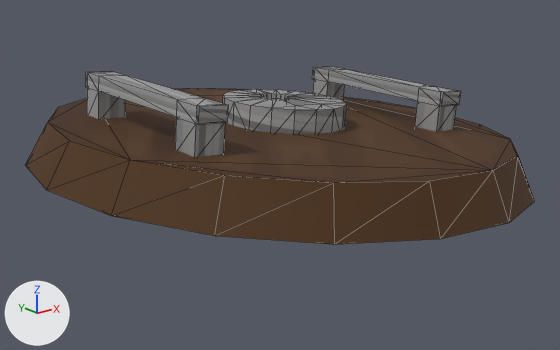
A saved change to the FBX model dome smooth/Animate OBJ/PintuLv1Open.FBX.
One viewpoint serves both versions: a camera (50 mm lens) standing at (-26.33, 170.73, -3.87) and looking at (-22.16, 175.95, -5.96). The axes (+X, +Y, +Z) are drawn at lower left. The lights are the same throughout. Mesh edges are drawn as thin lines. Where no turn or scale is listed for an object, it has been applied to the vertices.

Objects in the first picture: 'Drain Cover'.
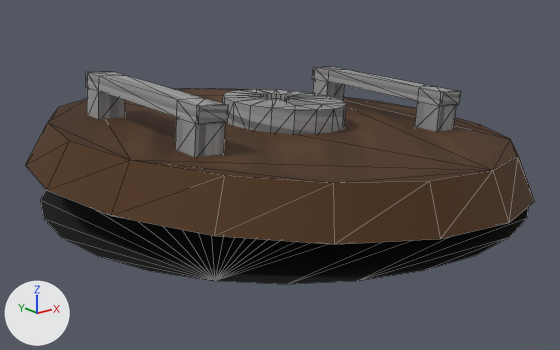
The newer file is also turned or shifted as a whole; pictures and numbers use the older file's frame.

What differs and where, as boxes [x1, y1, x2, y2] in the pictures (560 x 350 px):
'Circle001', added (black)
    after: [40, 190, 529, 284]

What changed in the scene script:
```text
Add img_black_png:
    img_black_png = load_image('black.png', '_unpacked/black.png', 1024, 1024, 'sRGB')
Add mat_material__3:
    mat_material__3 = principled_material('Material #3')
    mat_material__3.texture = img_black_png
    mat_material__3.roughness = 0.859
Add me_mesh_001:
    me_mesh_001.from_pydata(...)  # 28 vertices, 26 faces; spans x -2.15..2.15, y -2.15..2.15, z 0.0
    me_mesh_001.materials.append(mat_material__3)  # picture img_black_png
Add ob_circle001:
    ob_circle001 = bpy.data.objects.new('Circle001', me_mesh_001)
    ob_circle001.location = (-22.062, 176.006, -6.064)
```
